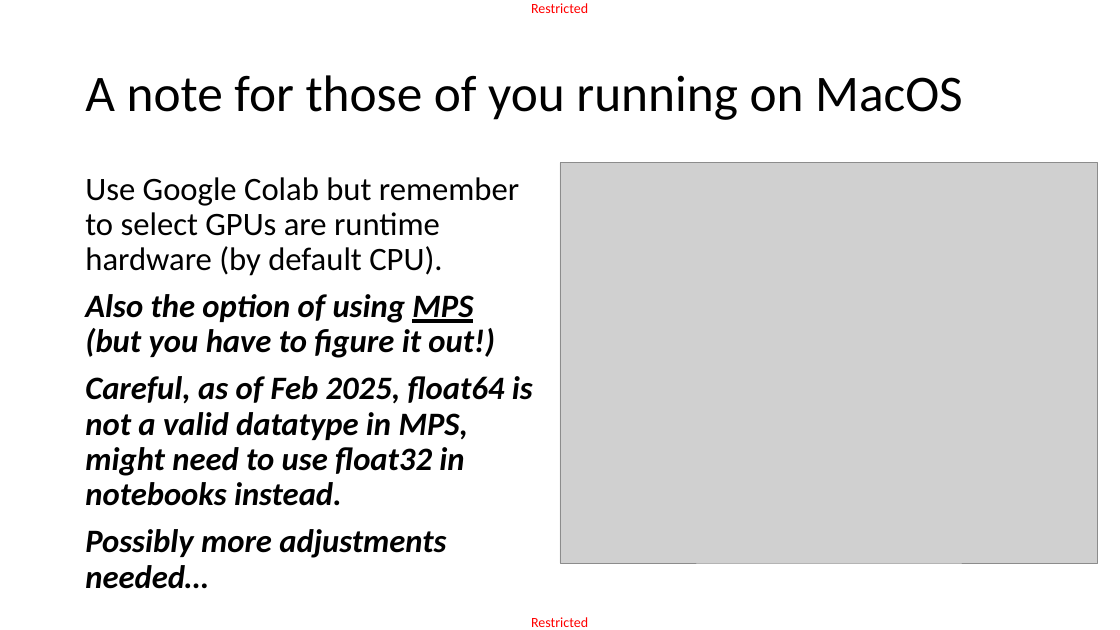
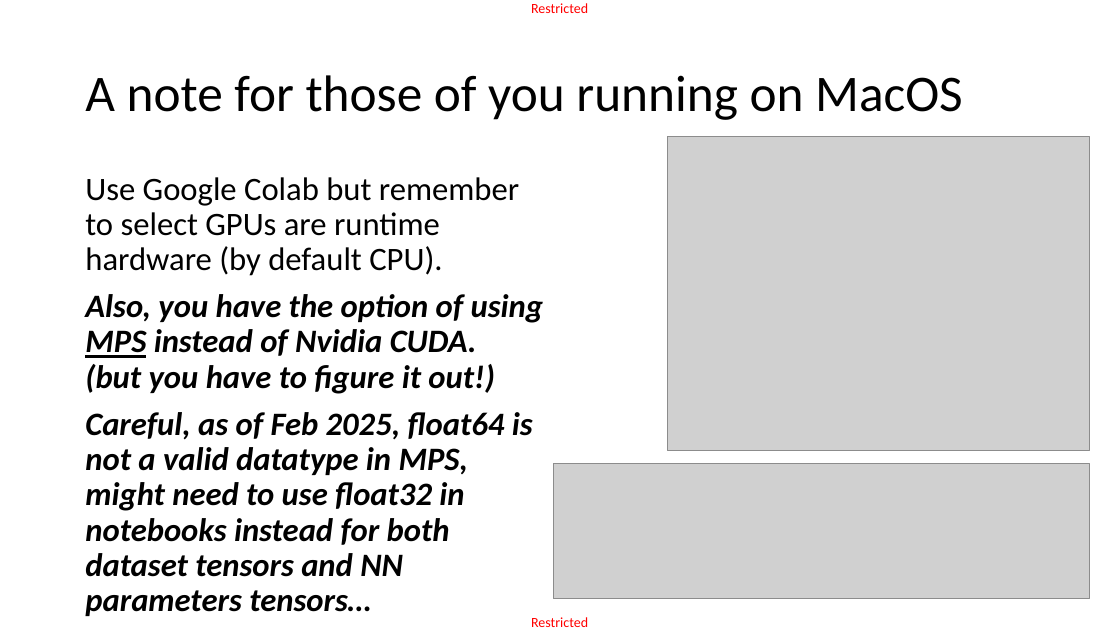
Before and after one commit to matthieudemari/SUTD_DL_50_039, a slide deck: slide 44 of W3/1. W3S1 final/W3S1.pptx. Drawn at 1120x630 pixels with LibreOffice and Linux fonts; fonts in the diff are those of the drawing; grey boxes stand for pictures. Boxes give left, top, right and bottom in pixels: in the first picture for what was removed or moved away, otherwise in the second. Text is boxed around its words. In the diff, an @@ line names an element or a change of style, - is before the commit and + after.

```diff
--- a/W3/1. W3S1 final/W3S1.pptx
+++ b/W3/1. W3S1 final/W3S1.pptx
@@ picture: place and size @@
-picture at (560, 163, 1098, 563)
+picture at (668, 137, 1090, 451)
@@ text at (85, 294, 543, 616): text changed @@
-Also the option of using MPS
-(but you have to figure it out!)
-Careful, as of Feb 2025, float64 is not a valid datatype in MPS, might need to use float32 in notebooks instead.
-Possibly more adjustments needed…
+Also, you have the option of using MPS instead of Nvidia CUDA.
+(but you have to figure it out!)
+Careful, as of Feb 2025, float64 is not a valid datatype in MPS, might need to use float32 in notebooks instead for both dataset tensors and NN parameters tensors…
@@ picture added at (553, 463, 1090, 598) @@
```
Also in this commit, not shown: 27 other files.
